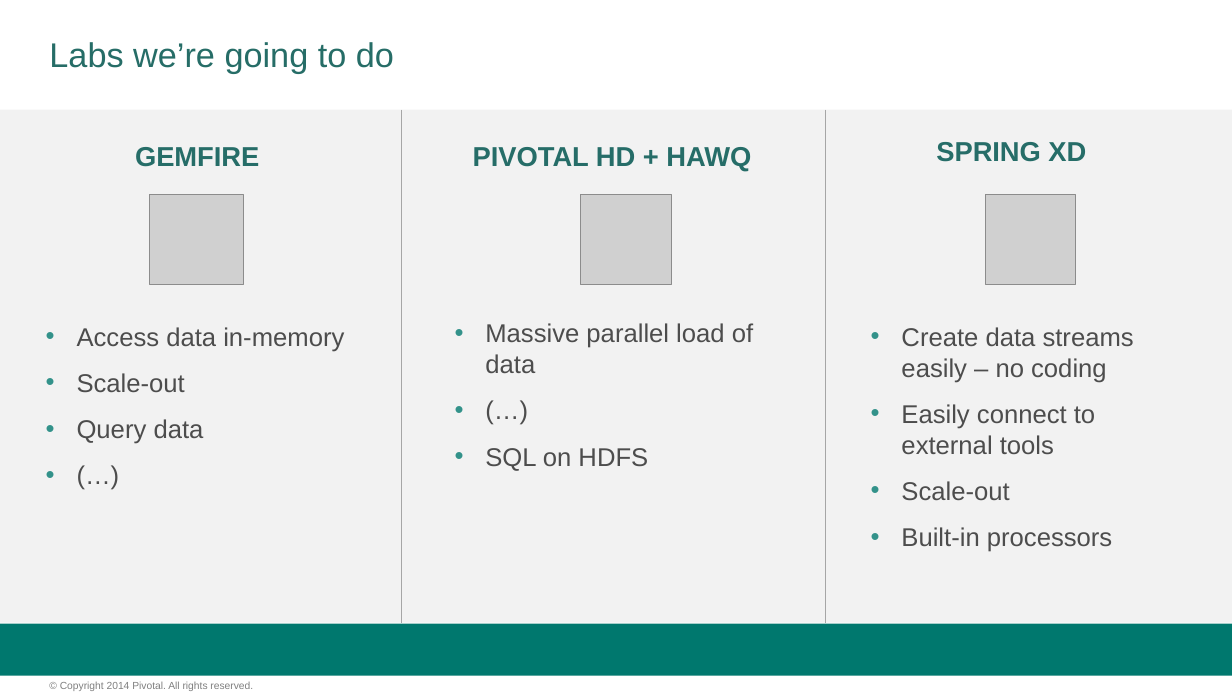
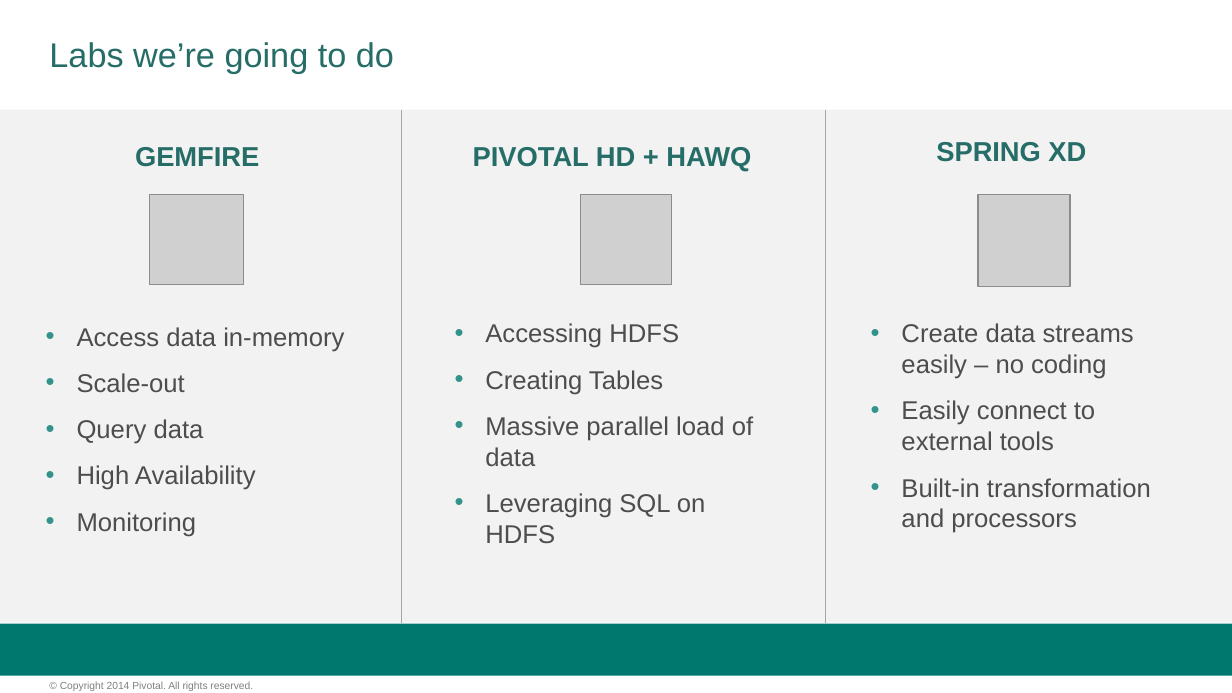
Before and after one commit to vmware-archive/BigDataRoadshow-labs, a slide deck: slide 3 of labs/preparing_labs.pptx. Drawn at 1232x693 pixels with LibreOffice and Linux fonts; fonts in the diff are those of the drawing; grey boxes stand for pictures; background and template pictures are left out. Boxes give left, top, right and bottom in pixels: in the first picture for what was removed or moved away, otherwise in the second. Text is boxed around its words. In the diff, an @@ line names an element or a change of style, - is before the commit and + after.

```diff
--- a/labs/preparing_labs.pptx
+++ b/labs/preparing_labs.pptx
@@ picture: place and size @@
-picture at (986, 195, 1076, 285)
+picture at (978, 195, 1071, 287)
@@ text at (485, 323, 679, 395): paragraphs added @@
+• Accessing HDFS
+• Creating Tables
@@ text at (77, 465, 256, 537): text changed @@
-• (…)
+• High Availability
+• Monitoring
@@ text at (901, 478, 1151, 533): text changed @@
-• Scale-out
-• Built-in processors
+• Built-in transformation and processors
@@ text at (485, 493, 706, 543): text changed @@
-• (…)
-• SQL on HDFS
+• Leveraging SQL on HDFS
```
Also in this commit, not shown: 1 other slide changed, 1 slide added, 1 other file.
